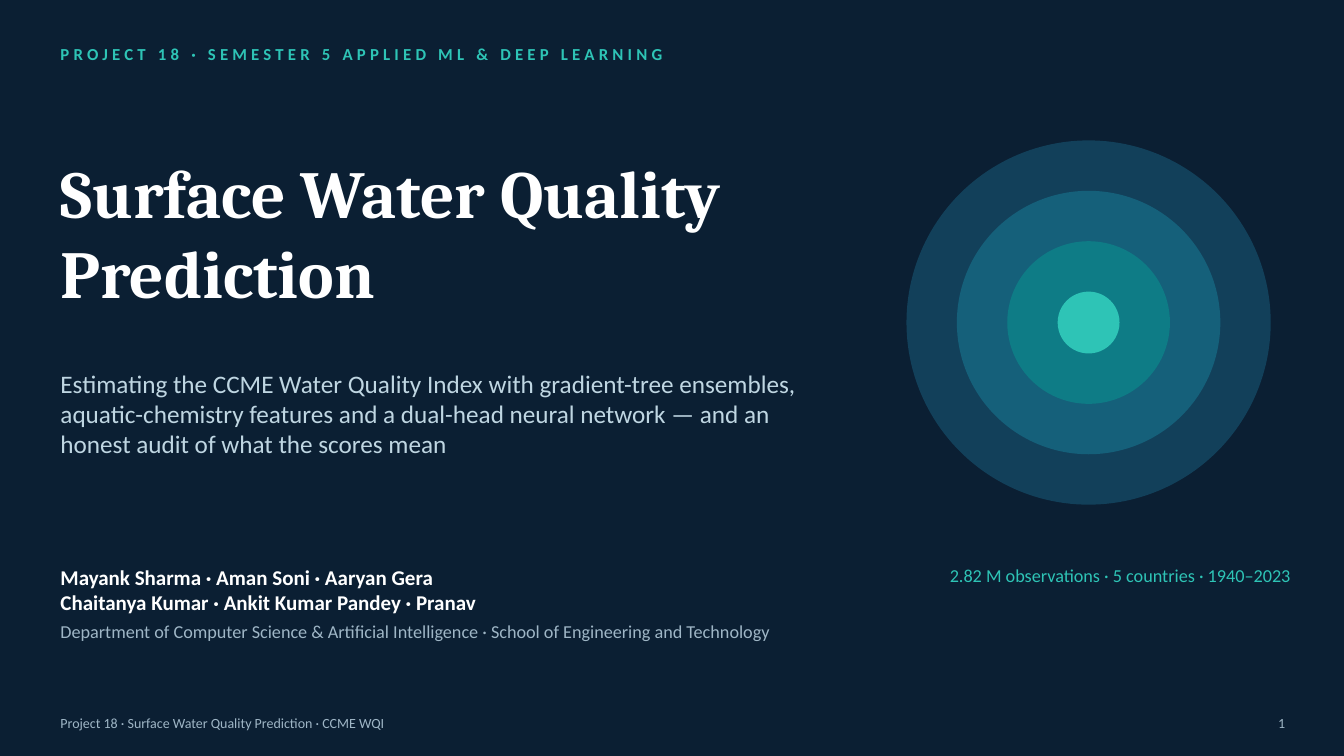
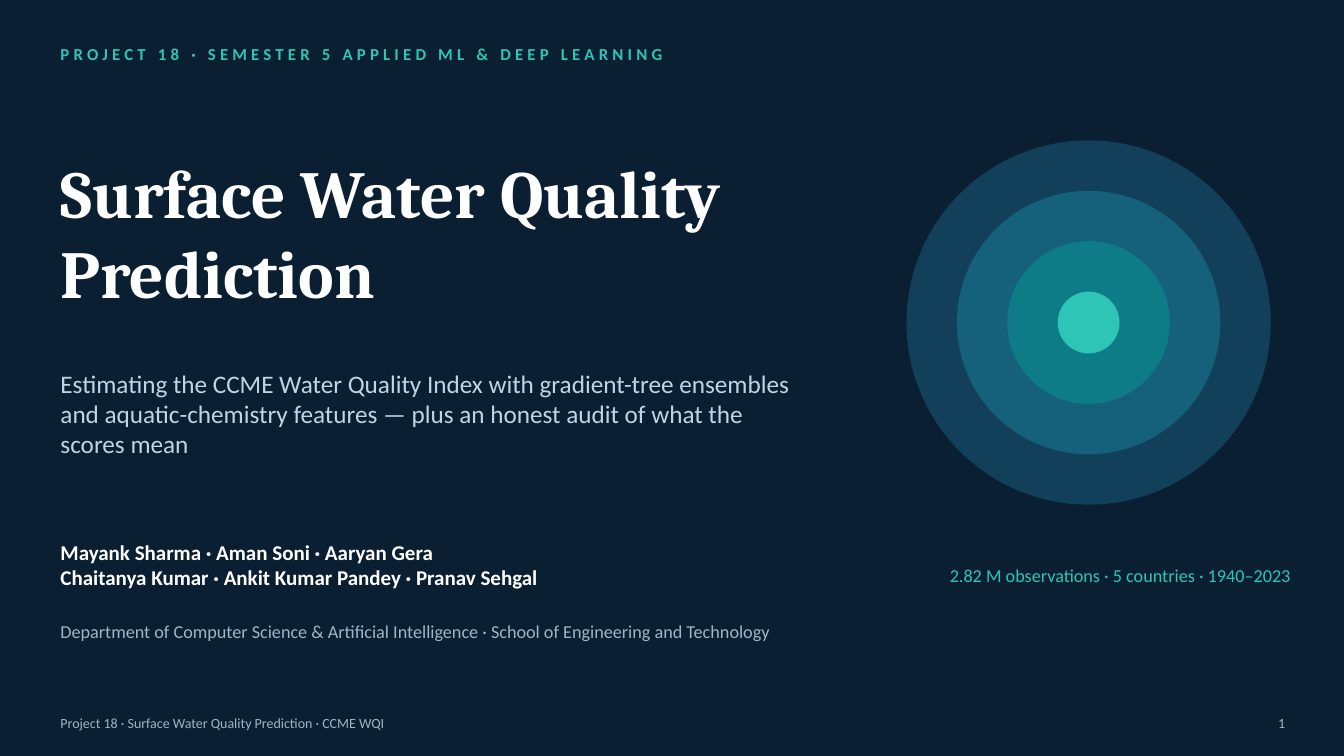
Before and after one commit to Amansoni045/Semester_5_AML_DL, a slide deck: slide 1 of final/Project_Presentation_Final.pptx. Drawn at 1344x756 pixels with LibreOffice and Linux fonts; fonts in the diff are those of the drawing. Boxes give left, top, right and bottom in pixels: in the first picture for what was removed or moved away, otherwise in the second. Text is boxed around its words. In the diff, an @@ line names an element or a change of style, - is before the commit and + after.

```diff
--- a/final/Project_Presentation_Final.pptx
+++ b/final/Project_Presentation_Final.pptx
@@ text at <box>60,375,789,453</box>: text changed @@
-Estimating the CCME Water Quality Index with gradient-tree ensembles, aquatic-chemistry features and a dual-head neural network — and an honest audit of what the scores mean
+Estimating the CCME Water Quality Index with gradient-tree ensembles and aquatic-chemistry features — plus an honest audit of what the scores mean
@@ text "Mayank Sharma · Aman Soni ...": place and size @@
-text "Mayank Sharma · Aman Soni ..." at <box>60,570,476,614</box>
+text "Mayank Sharma · Aman Soni ..." at <box>60,545,538,589</box>
@@ text at <box>60,570,538,589</box>: text changed @@
-Chaitanya Kumar · Ankit Kumar Pandey · Pranav
+Chaitanya Kumar · Ankit Kumar Pandey · Pranav Sehgal
```
Also in this commit, not shown: 13 other slides changed, 7 other files.
